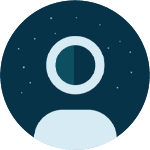
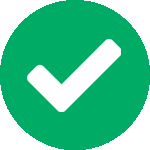
Before/after of a (150, 150) layered artwork. What changed in the layer stack:
added group "Success" with 2 layers above "Error" over <box>0,0,150,150</box>
added layer "Layer 8" (2nd of 2, in "Success") in group "Success" over <box>27,39,121,112</box>
added layer "Layer 4" (2nd of 3, in "Success") in group "Success" over <box>0,0,150,150</box>
showed group "Error" (2 layers) over <box>0,0,150,150</box>
painted on "!" over <box>68,33,81,119</box>
